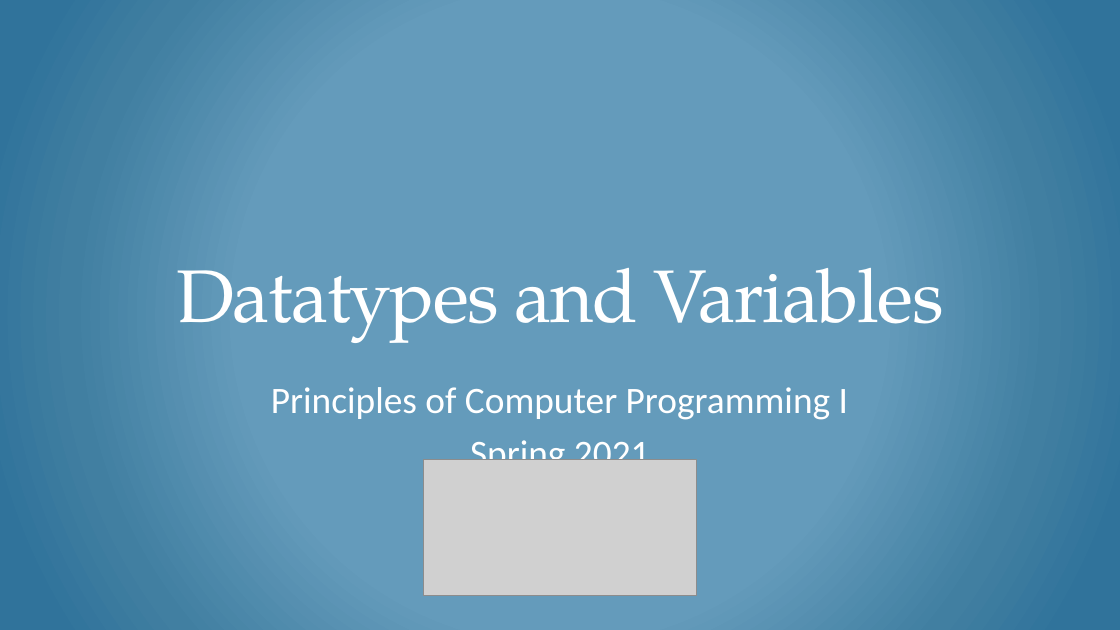
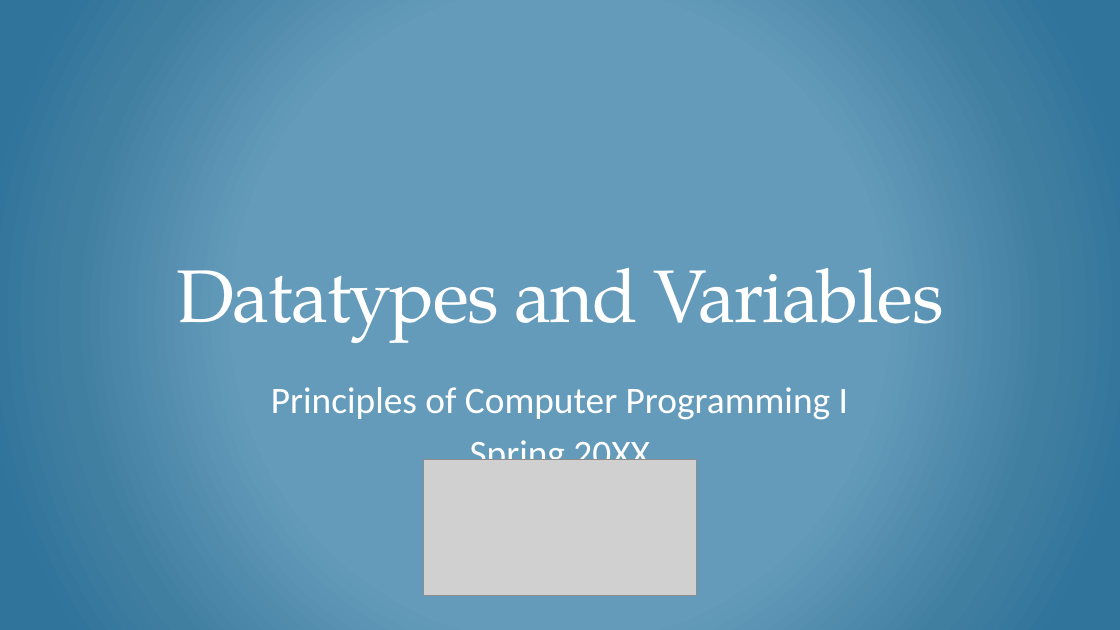
Before and after one commit to csci-1301/csci-1301.github.io, a slide deck: slide 1 of lectures/030_datatypes_and_variables/Datatypes-Variables.pptx. Drawn at 1120x630 pixels with LibreOffice and Linux fonts; fonts in the diff are those of the drawing; grey boxes stand for pictures. Boxes give left, top, right and bottom in pixels: in the first picture for what was removed or moved away, otherwise in the second. Text is boxed around its words. In the diff, an @@ line names an element or a change of style, - is before the commit and + after.

```diff
--- a/lectures/030_datatypes_and_variables/Datatypes-Variables.pptx
+++ b/lectures/030_datatypes_and_variables/Datatypes-Variables.pptx
@@ subtitle at box(470, 435, 650, 460): text changed @@
-Spring 2021
+Spring 20XX
```
Also in this commit, not shown: 1 slide removed, 7 other files.
